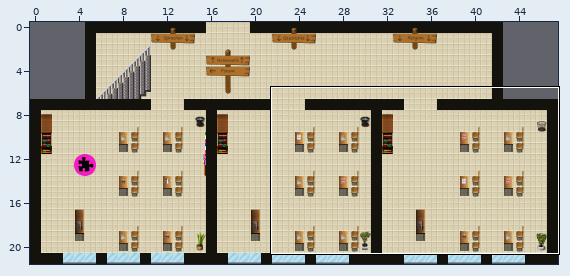
A Tiled map (JSON) gets an edit: optimized/maps/neubau.json. Above: a wide view before the commit, with the close-up outlined.
Close-up. Old version:
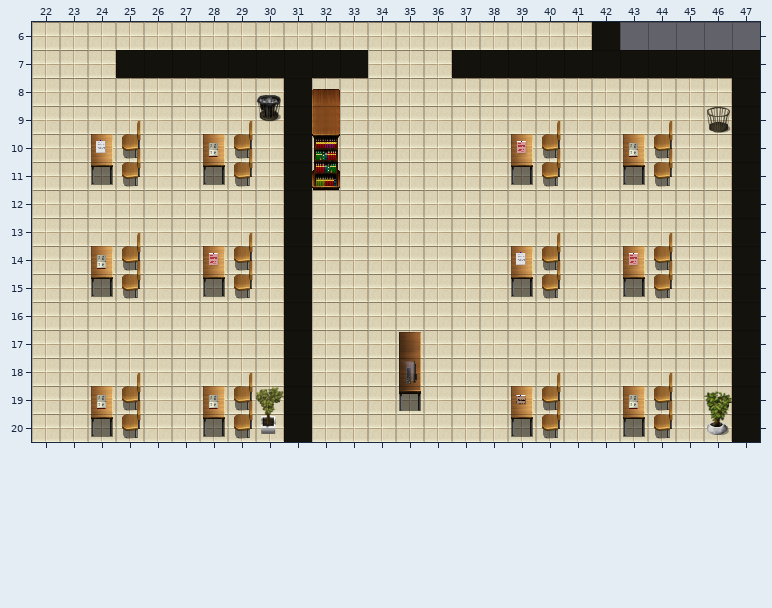
Cells are 32x32 px. Shown: x 22..47, y 6..20. The commit also changed other parts of the map, which this record leaves out.
The same view after the edit:
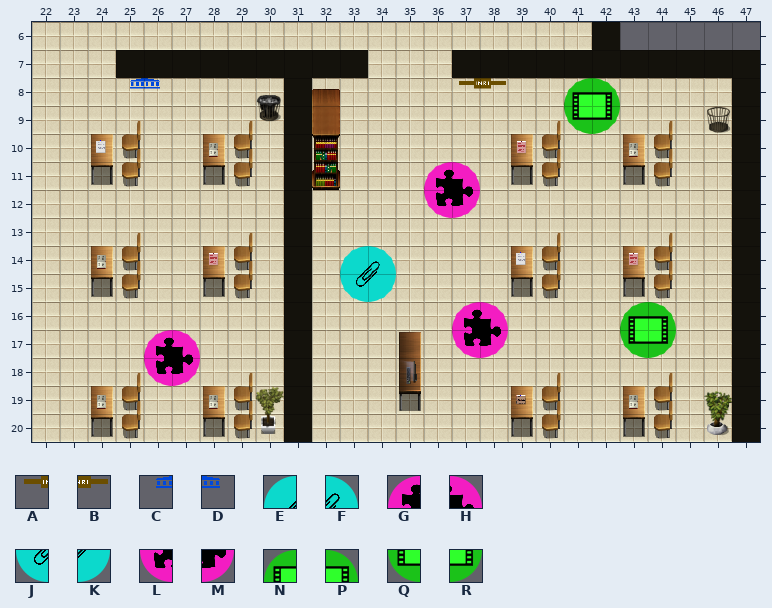
Key: from "Ge-Reli": A 0, B 1, C 2, D 3; from "Icons": E 25, F 26, G 28, H 29, J 36, K 37, L 39, M 40, N 42, P 43, Q 53, R 54.
_ is an empty cell.
Tiles of an added or newly shown layer are drawn over the layers below it.
What changed:
Changed rows in their new state; . is an unchanged cell.
Layer "top2":
first column x 25:
 8 CD..........AB
Layer "LearningApp_Geschichte" (added):
first column x 26:
17 GH
18 LM
Layer "Film1_Reli" (added):
first column x 43:
16 NP
17 QR
Layer "Film2_Reli" (added):
first column x 41:
 8 NP
 9 QR
Layer "PDF_Reli" (added):
first column x 33:
14 EF
15 JK
Layer "Learningsnack1_Reli" (added):
first column x 37:
16 GH
17 LM
Layer "Learningsnack2_Reli" (added):
first column x 36:
11 GH
12 LM
Where, in picture pixels (left, top, right, bottom), the same in both close-ups:
added: (130, 78, 160, 89)
added: (459, 78, 506, 89)
added: (564, 78, 620, 134)
added: (424, 162, 480, 218)
added: (340, 246, 396, 302)
added: (452, 302, 508, 358)
added: (620, 302, 676, 358)
added: (144, 330, 200, 386)
